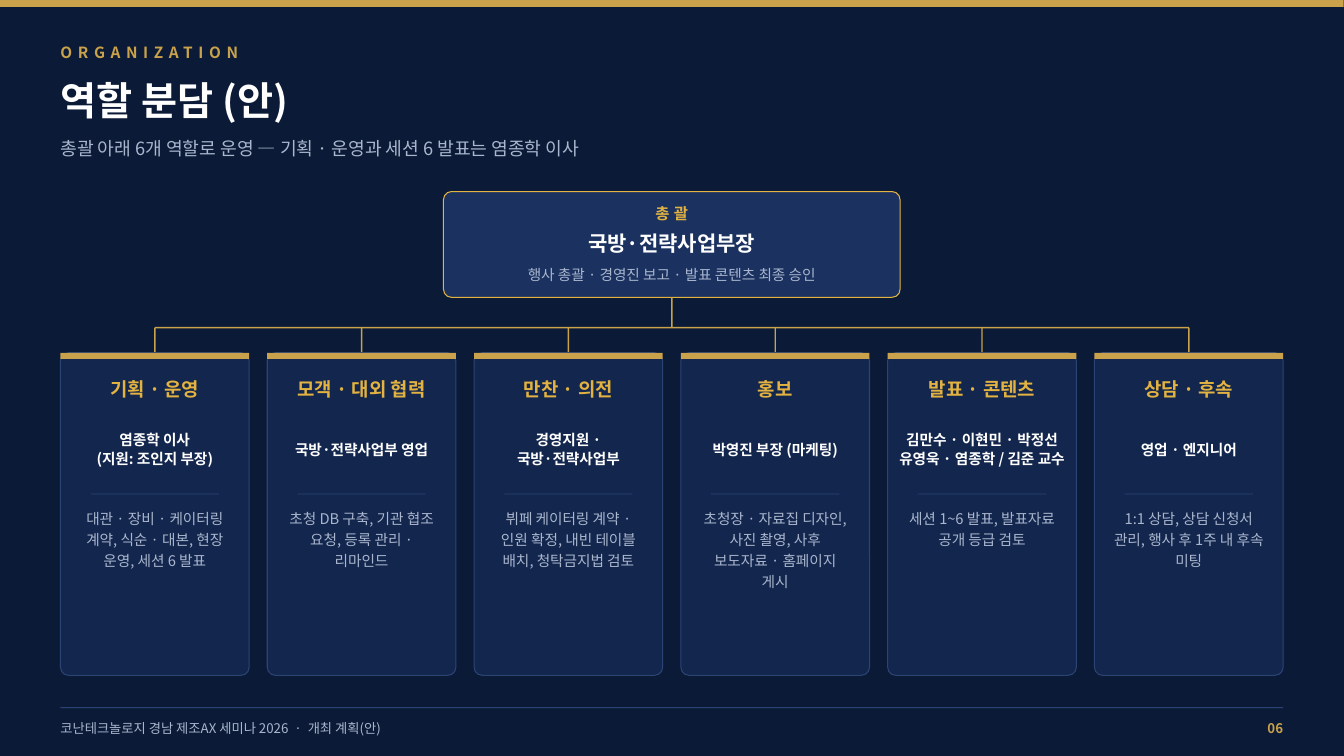
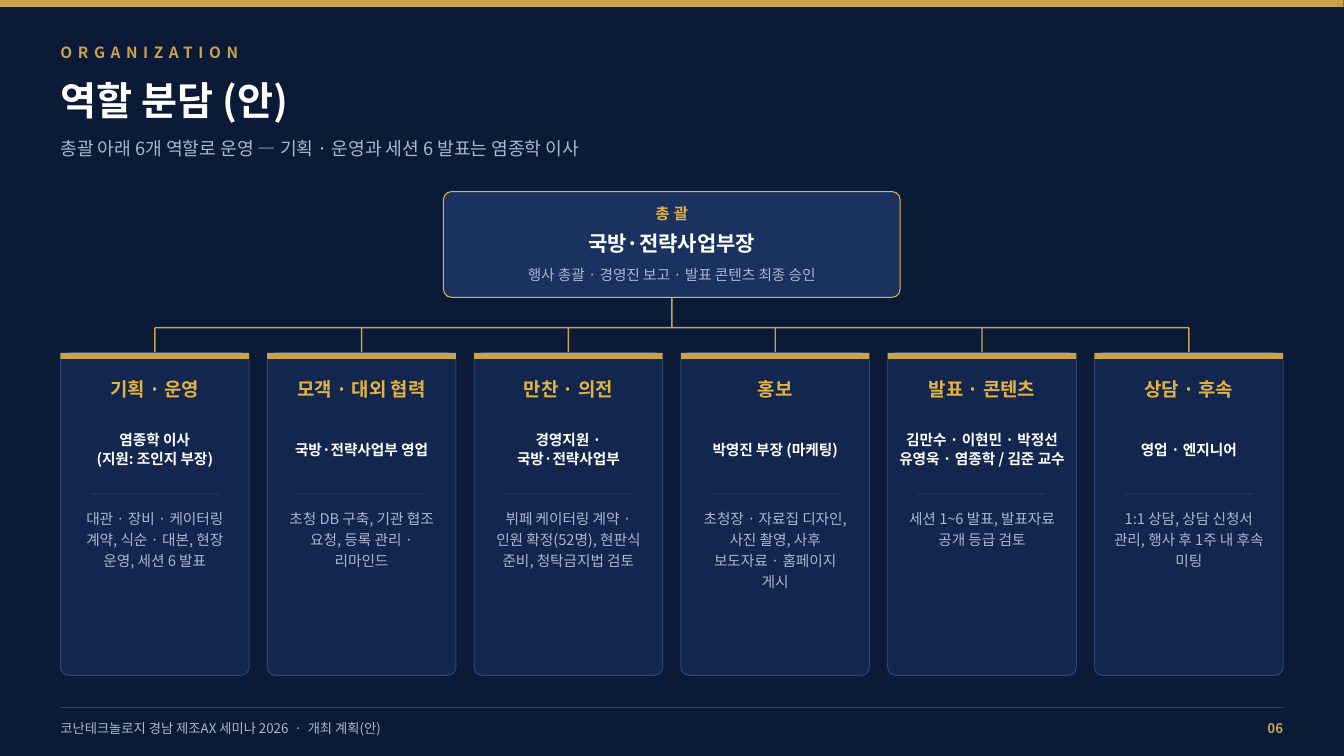
Before and after one commit to Jacob-Yeom/claude, a slide deck: slide 6 of output/changwon_ax_seminar_plan_deck.pptx. Drawn at 1344x756 pixels with LibreOffice and Linux fonts; fonts in the diff are those of the drawing. Boxes give left, top, right and bottom in pixels: in the first picture for what was removed or moved away, otherwise in the second. Text is boxed around its words. In the diff, an @@ line names an element or a change of style, - is before the commit and + after.

```diff
--- a/output/changwon_ax_seminar_plan_deck.pptx
+++ b/output/changwon_ax_seminar_plan_deck.pptx
@@ text at box(496, 512, 640, 569): text changed @@
-뷔페 케이터링 계약 · 인원 확정, 내빈 테이블 배치, 청탁금지법 검토
+뷔페 케이터링 계약 · 인원 확정(52명), 현판식 준비, 청탁금지법 검토
```
Also in this commit, not shown: 9 other slides changed, 4 other files.
